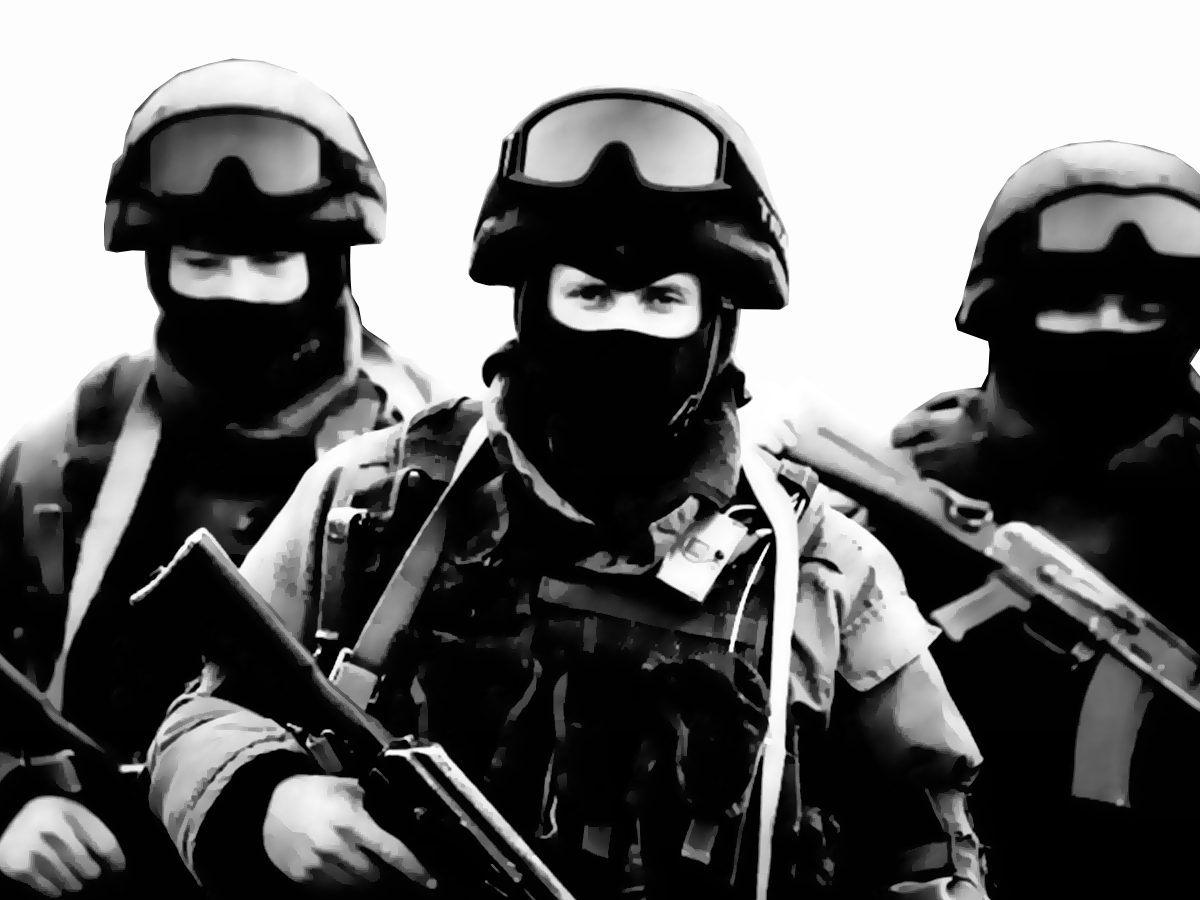
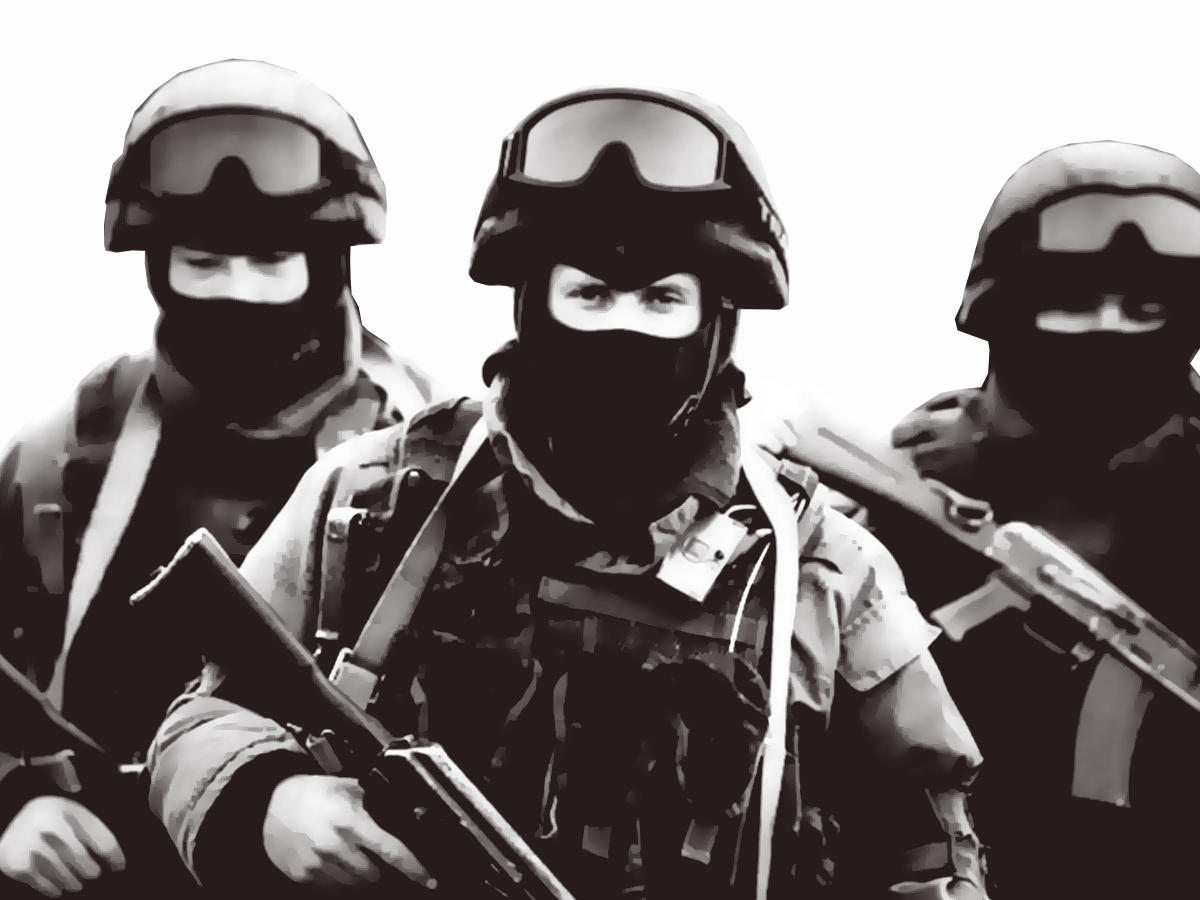
Revision of a layered 1200 x 900 image; what changed, layer by layer:
removed layer "Layer 12" over [0, 58, 1200, 900]
removed layer "Layer 4" over [0, 58, 1200, 900]
added layer "image_color" above "image_back" over [0, 58, 1200, 900]
added layer "image_back" over [0, 58, 1200, 900]
